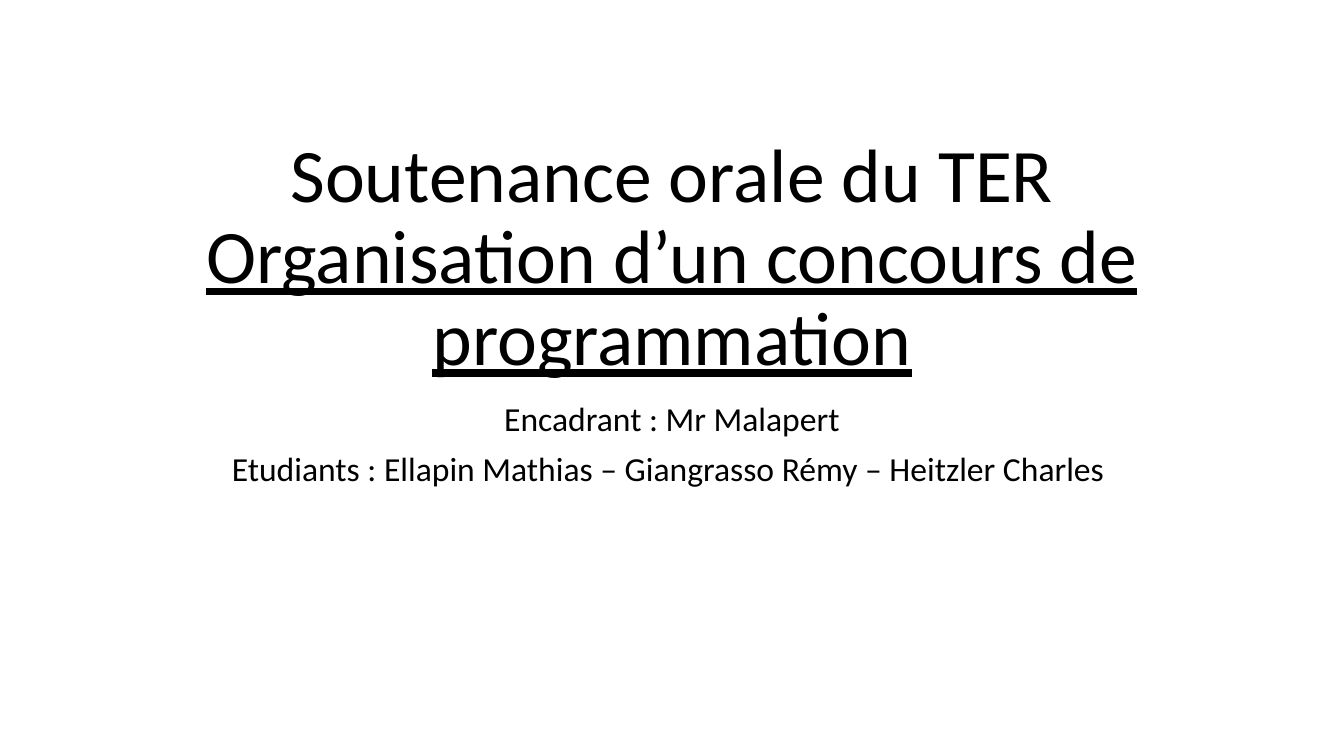
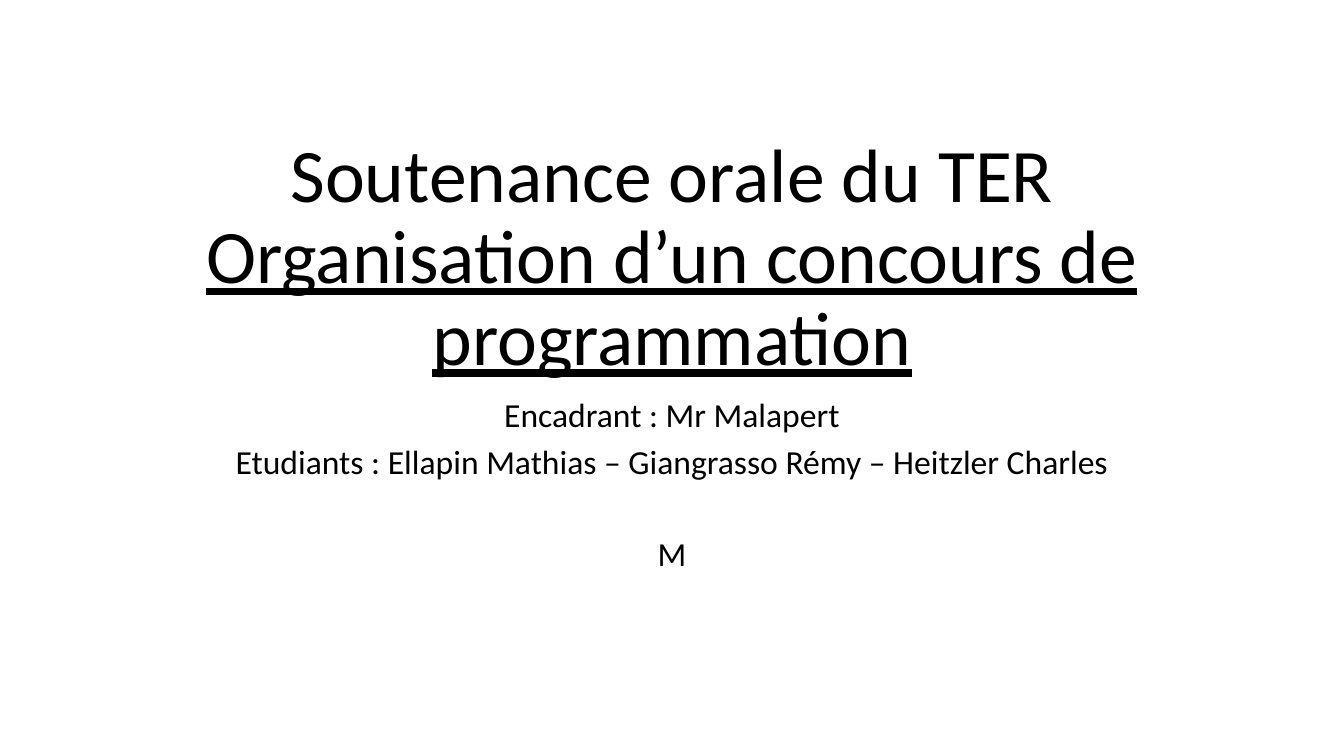
Before and after one commit to GRnice/ConcoursJuin, a slide deck: slide 1 of rapport/presentation.pptx. Drawn at 1344x756 pixels with LibreOffice and Linux fonts; fonts in the diff are those of the drawing. Boxes give left, top, right and bottom in pixels: in the first picture for what was removed or moved away, otherwise in the second. Text is boxed around its words. In the diff, an @@ line names an element or a change of style, - is before the commit and + after.

```diff
--- a/rapport/presentation.pptx
+++ b/rapport/presentation.pptx
@@ subtitle at (x1=236, y1=403, x2=1108, y2=480): line spacing 0.9 to 0.8 @@
@@ subtitle at (x1=658, y1=544, x2=687, y2=566): paragraph added @@
+M
```
Also in this commit, not shown: 12 other slides changed.
